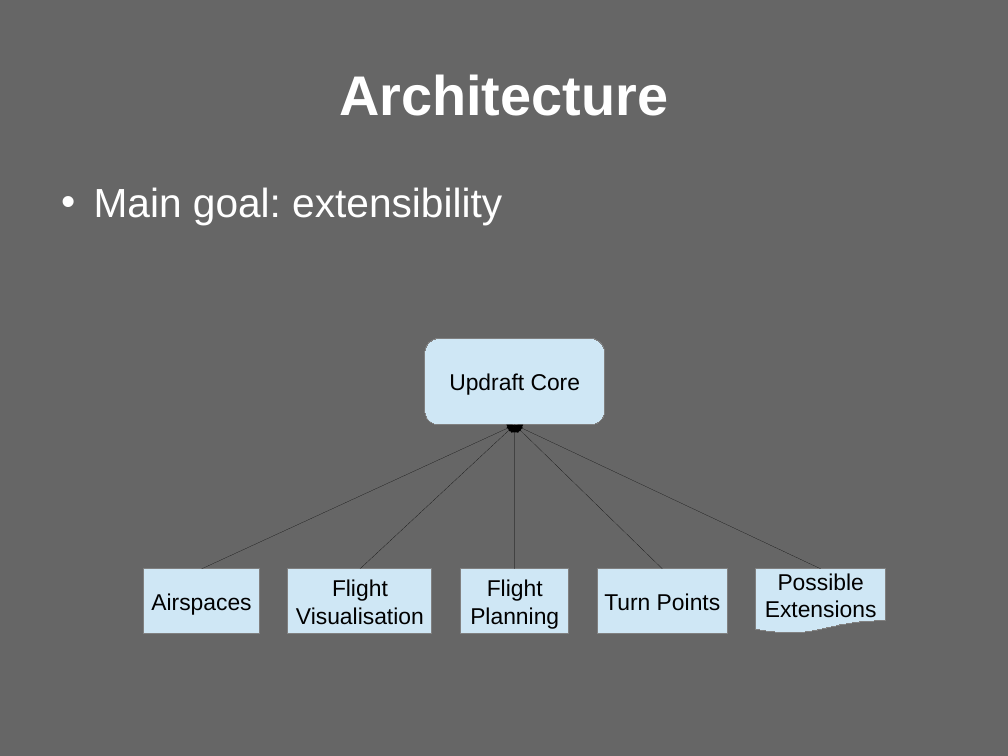
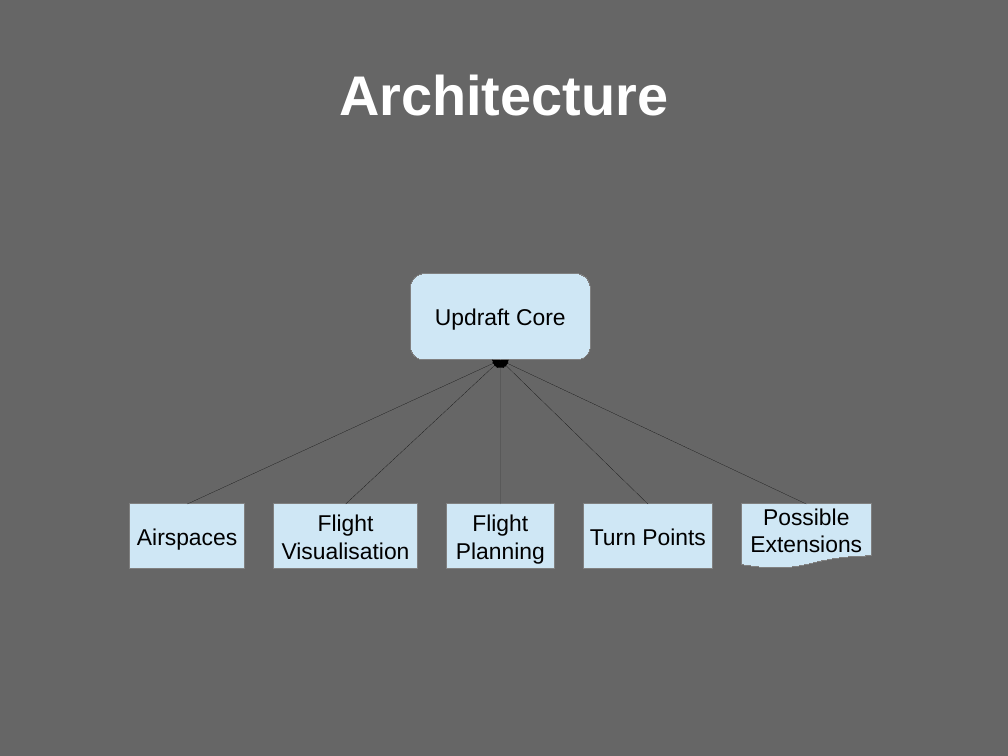
Before and after one commit to updraft/updraft, a slide deck: slide 10 of Docs/presentation.odp. Drawn at 1008x756 pixels with LibreOffice and Linux fonts; fonts in the diff are those of the drawing; background and template pictures are left out. Boxes give left, top, right and bottom in pixels: in the first picture for what was removed or moved away, otherwise in the second. Text is boxed around its words. In the diff, an @@ line names an element or a change of style, - is before the commit and + after.

```diff
--- a/Docs/presentation.odp
+++ b/Docs/presentation.odp
@@ text removed at (94, 187, 502, 225) @@
-• Main goal: extensibility
@@ arrow added from (188, 504) to (500, 360), #000000 0 pt @@
@@ arrow moved from (201, 569) - (515, 425) to (346, 504) - (500, 360) @@
@@ 4 rectangles, 1 rounded rectangle, 1 flow chart document, 1 arrow: place and size @@
-4 rectangles, 1 rounded rectangle, 1 flow chart document, 1 arrow at (144, 338, 886, 634)
+4 rectangles, 1 rounded rectangle, 1 flow chart document, 1 arrow at (130, 273, 872, 569)
@@ arrow moved from (515, 569) - (515, 425) to (649, 504) - (500, 360) @@
@@ arrow moved from (360, 569) - (515, 425) to (500, 504) - (500, 360) @@
@@ arrow removed from (662, 569) to (515, 425) @@
```
Also in this commit, not shown: 7 other slides changed, 3 slides added, 2 slides removed.
